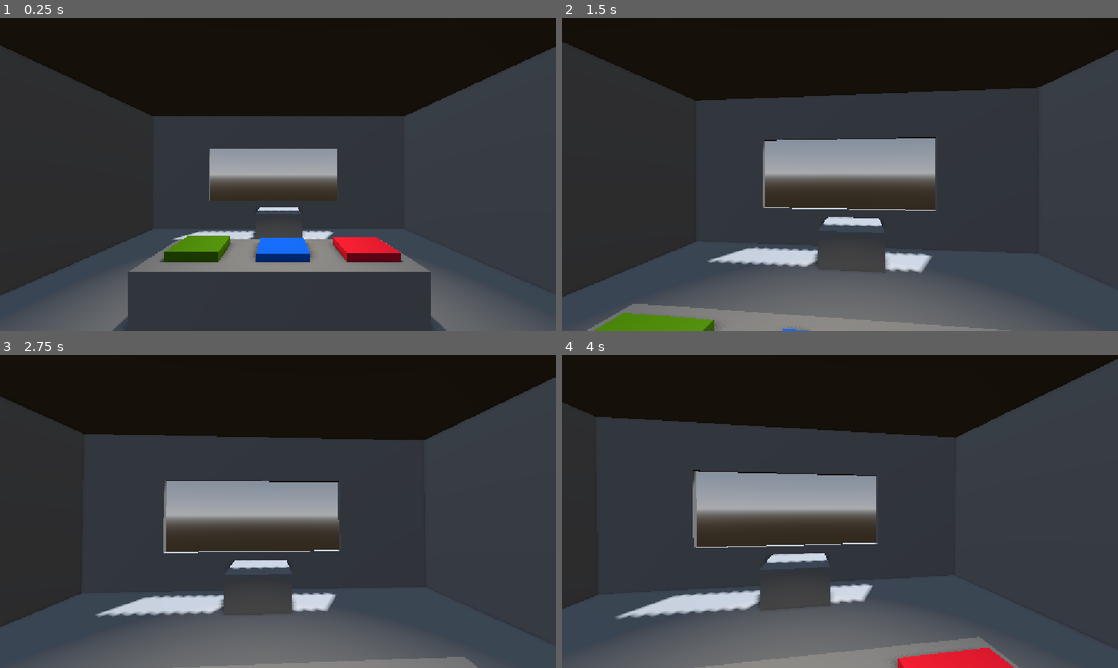
Above: before the commit, frames 1-4 (two rows, left to right).
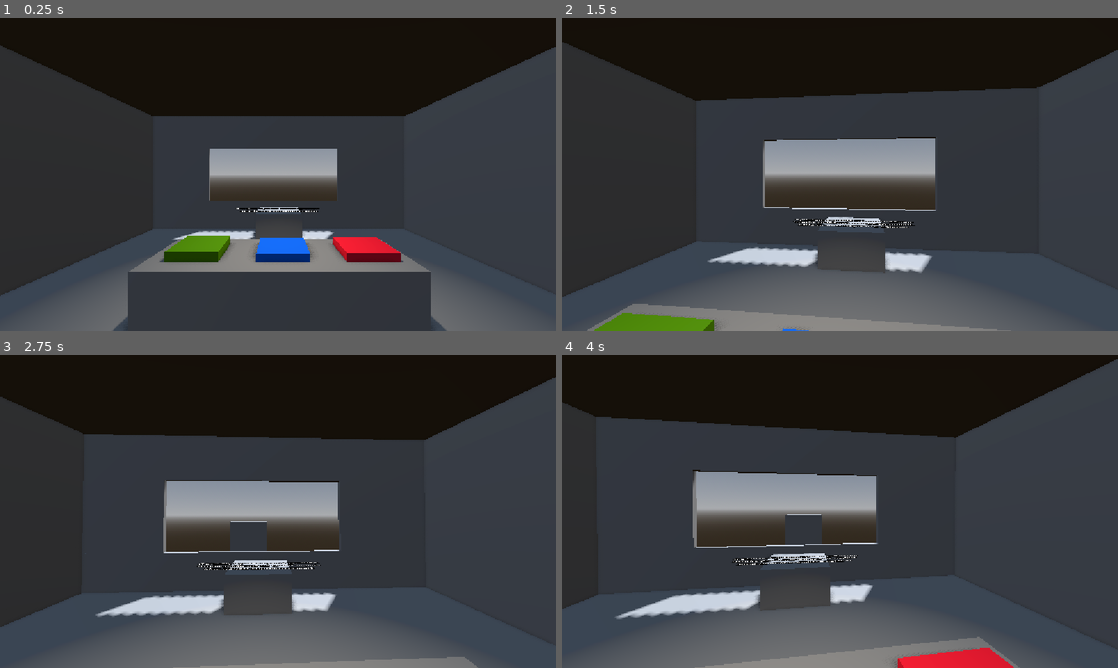
Above: after the commit, the same moments.

Repository: RolicsVin/AZS
Game: Godot game, scene res://scenes/game.tscn
Two runs of this game, one before a commit and one after it. Both use one fixed random seed, a clock stepped at 60 frames per second and the inputs below.
Inputs (mouse positions are in pixels of both pictures, inside the frame that each line leads up to):
- Up to frame 1 (0.25 s): no input
- Up to frame 2 (1.5 s): tap Enter (ui_accept) at 0.5, 0.77, 1.25 s; move the mouse to (867, 174) at 0.52 s; hold Up (ui_up) from 0.53 s (still down); click (867, 174) at 0.6 s; move the mouse to (812, 174) at 1.27 s; click (812, 174) at 1.35 s
- Up to frame 3 (2.75 s): keep holding Up (ui_up); tap Enter (ui_accept) at 1.52, 2 s; move the mouse to (289, 505) at 2.02 s; click (289, 505) at 2.1 s
- Up to frame 4 (4 s): keep holding Up (ui_up); move the mouse to (834, 517) at 2.77 s; click (834, 517) at 2.85 s; tap Enter (ui_accept) at 3.02, 3.5, 3.77 s; move the mouse to (878, 514) at 3.52 s; click (878, 514) at 3.6 s

The runs differ from the first frame. In frame 1, 0.1% of the frame differs, in the area x 42-58%, y 60-62%; in frame 2, 0.3%; in frame 3, 0.7%; in frame 4, 0.7%, in the area x 30-54%, y 50-68%.
Error before the commit: Parse Error: Cannot return value of type "String" because the function return type is "LinearDialog". (res://core/classes/gameplay/car.gd:36)

Commit message:
Expose character resource for dialog playback

Diff:
--- a/core/classes/gameplay/car.gd
+++ b/core/classes/gameplay/car.gd
@@ -1,5 +1,4 @@
-## Класс, релизующий машину. в которой едет персонаж.
-## Содержит самого персонажа.
+## Класс, реализующий машину, в которой едет персонаж.
 class_name Car extends Node3D
 
 
@@ -7,30 +6,26 @@
 @export var anim: AnimationPlayer
 
 
-func start(): ## Когда машина подезжает к игроку
+func start() -> void:
 	show()
-	anim.play('start')
+	anim.play("start")
 
 
-func to_accept(): ## Пропустить машину дальше
-	anim.play('accept')
+func to_accept() -> void:
+	anim.play("accept")
 
 
-func deny(): ## Не пропускать машину
-	anim.play('deny')
+func deny() -> void:
+	anim.play("deny")
 
 
-func get_resume() -> String: ## Вернёт резюме персонажа
+func get_resume() -> String:
 	return character.resume
 
 
-func get_social_networks() -> Array[String]: ## Вернёт резюме персонажа
+func get_social_networks() -> Array[String]:
 	return character.social_networks
 
 
-func get_dialogs() -> Array: ## первый элемент - диалоги(Array[LinearDialog]), второй - выборы(Array[Choise])
-	return [character.dialogs, character.choises]
-
-
-func get_start_phrase() -> LinearDialog:
-	return character.start_dialog
+func get_character() -> Character:
+	return character
